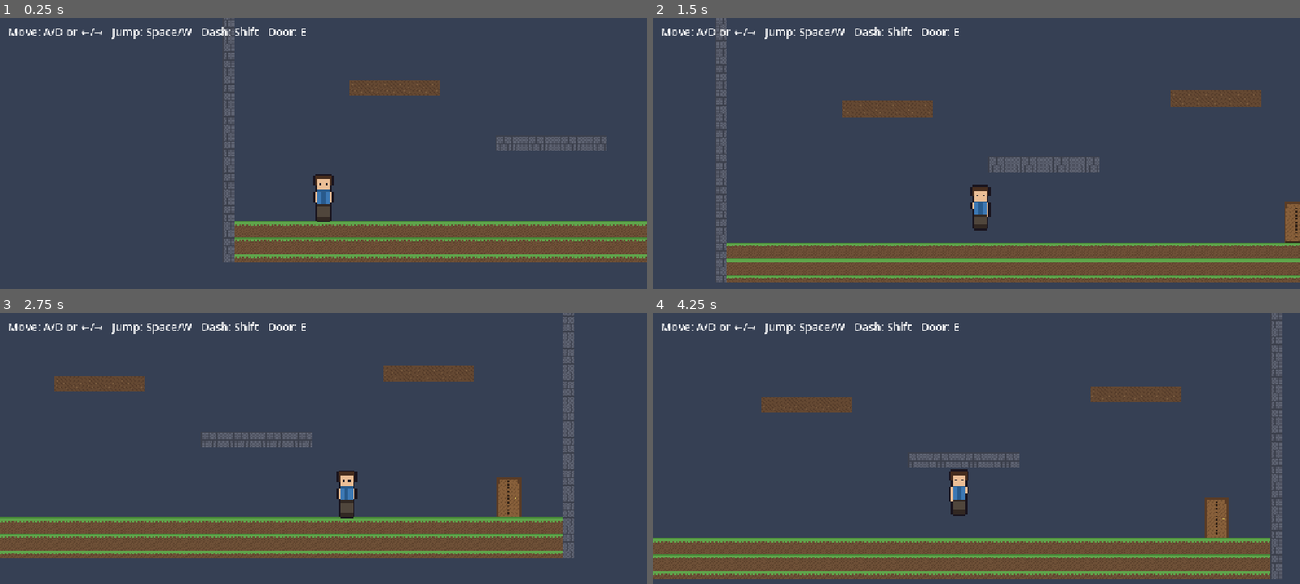
Above: before the commit, frames 1-4 (two rows, left to right).
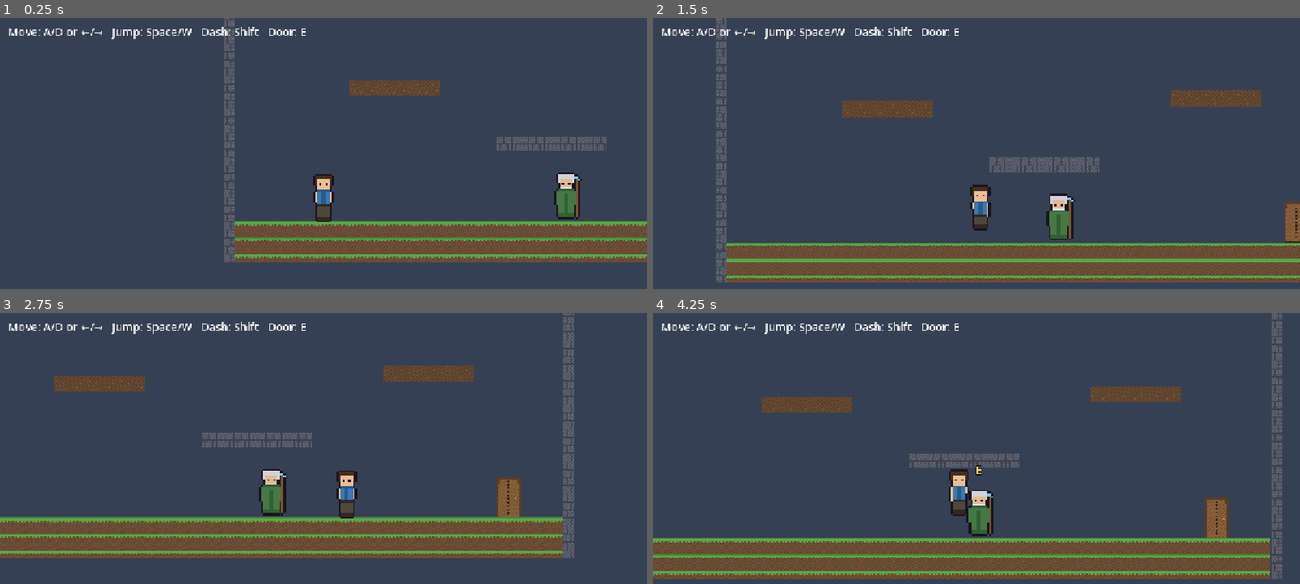
Above: after the commit, the same moments.

Repository: dannyccash-web/celadune
Game: Godot game, scene res://scenes/Game.tscn
The game is run twice, just before and just after one commit, with the same random seed, the same clock (stepped at 60 frames per second) and the same inputs.
Inputs (mouse positions are in pixels of both pictures, inside the frame that each line leads up to):
- Up to frame 1 (0.25 s): no input
- Up to frame 2 (1.5 s): tap Enter at 0.5 s; move the mouse to (1118, 180) at 0.52 s; hold D (move_right) 0.53-1.25 s; hold E (interact) 0.53-1.25 s; tap Shift (dash) at 0.6 s; click (1118, 180) at 0.67 s; tap Space (jump) at 0.77, 1.07 s; drag from (847, 218) to (944, 272) at 1.27 s
- Up to frame 3 (2.75 s): move the mouse to (388, 415) at 2.02 s; hold D (move_right) from 2.03 s (still down); hold Space (jump) from 2.03 s (still down); tap Shift (dash) at 2.3 s
- Up to frame 4 (4.25 s): release D (move_right) at 2.75 s; release Space (jump) at 2.75 s; drag from (944, 567) to (782, 440) at 2.77 s; move the mouse to (1170, 548) at 3.52 s; hold A (move_left) from 3.53 s (still down); hold E (interact) from 3.53 s (still down); tap Space (jump) at 3.77, 3.8, 4.07 s

The runs differ from the first frame. In frame 1, 0.6% of the frame differs, in the area x 85-90%, y 57-75%; in frame 2, 0.6%; in frame 3, 0.7%; in frame 4, 0.7%, in the area x 48-53%, y 56-83%.

Commit message:
Add dialogue + NPC system (in-editor authoring, story flags) with example NPC Eldrin

Diff:
--- a/project.godot
+++ b/project.godot
@@ -19,6 +19,7 @@
 [autoload]
 
 Globals="*res://scripts/Globals.gd"
+Dialogue="*res://scripts/Dialogue.gd"
 
 [display]
 
--- /dev/null
+++ b/scenes/NPC.tscn
@@ -0,0 +1,29 @@
+[gd_scene load_steps=4 format=3]
+
+[ext_resource type="Script" path="res://scripts/NPC.gd" id="1"]
+[ext_resource type="Texture2D" path="res://assets/sprites/npc_elder.png" id="2"]
+
+[sub_resource type="RectangleShape2D" id="r"]
+size = Vector2(72, 96)
+
+[node name="NPC" type="Area2D"]
+script = ExtResource("1")
+
+[node name="Sprite" type="Sprite2D" parent="."]
+texture = ExtResource("2")
+scale = Vector2(2, 2)
+
+[node name="Collision" type="CollisionShape2D" parent="."]
+shape = SubResource("r")
+
+[node name="Prompt" type="Label" parent="."]
+offset_left = -16.0
+offset_top = -104.0
+offset_right = 16.0
+offset_bottom = -76.0
+theme_override_font_sizes/font_size = 24
+theme_override_colors/font_color = Color(1, 0.86, 0.4, 1)
+theme_override_colors/font_outline_color = Color(0, 0, 0, 1)
+theme_override_constants/outline_size = 6
+text = "E"
+horizontal_alignment = 1
--- a/scenes/rooms/Room1.tscn
+++ b/scenes/rooms/Room1.tscn
@@ -1,9 +1,10 @@
-[gd_scene load_steps=9 format=3]
+[gd_scene load_steps=10 format=3]
 
 [ext_resource type="Texture2D" path="res://assets/tiles/grass.png" id="grass"]
 [ext_resource type="Texture2D" path="res://assets/tiles/stone.png" id="stone"]
 [ext_resource type="Texture2D" path="res://assets/tiles/dirt.png" id="dirt"]
 [ext_resource type="PackedScene" path="res://scenes/Door.tscn" id="door"]
+[ext_resource type="PackedScene" path="res://scenes/NPC.tscn" id="npc"]
 
 [sub_resource type="RectangleShape2D" id="ground_shape"]
 size = Vector2(1280, 80)
@@ -112,3 +113,11 @@
 position = Vector2(1150, 600)
 target_room = "res://scenes/rooms/Room2.tscn"
 target_spawn = "DoorFromRoom1"
+
+[node name="Eldrin" parent="." instance=ExtResource("npc")]
+position = Vector2(680, 592)
+speaker_name = "Eldrin"
+lines = Array[String](["Well met, traveler. I am Eldrin, keeper of Celadune.", "The land has grown restless since the light dimmed in the east.", "Take the door beyond those platforms — your path begins there."])
+set_flag_on_end = "met_eldrin"
+gate_flag = "met_eldrin"
+lines_after = Array[String](["You return, traveler. The eastern door awaits when you are ready."])
--- /dev/null
+++ b/scripts/Dialogue.gd
@@ -0,0 +1,136 @@
+extends CanvasLayer
+## Global dialogue system (autoload as "Dialogue").
+##
+## Any NPC (or script) calls:
+##     Dialogue.start("Elder", ["Welcome, traveler.", "Dark days are upon us."])
+## and a text box steps through the lines. Press E or Space to advance (or to
+## instantly finish the current line while it's still typing out). Gameplay is
+## paused while a conversation is open. Pass a callback to run when it ends:
+##     Dialogue.start("Elder", lines, func(): Globals.set_flag("met_elder"))
+
+signal finished
+
+var active := false
+
+var _lines: PackedStringArray = []
+var _index := 0
+var _on_done := Callable()
+
+var _typing := false
+var _char_progress := 0.0
+var _armed := false               # ignore the same key press that opened the box
+
+const REVEAL_SPEED := 50.0        # characters per second
+
+@onready var _panel: Panel = Panel.new()
+var _name_label: Label
+var _body: Label
+var _prompt: Label
+
+func _ready() -> void:
+	layer = 100
+	process_mode = Node.PROCESS_MODE_ALWAYS   # keep running while the tree is paused
+	_build_ui()
+	_panel.visible = false
+
+func _build_ui() -> void:
+	var style := StyleBoxFlat.new()
+	style.bg_color = Color(0.07, 0.09, 0.13, 0.94)
+	style.border_color = Color(0.55, 0.62, 0.78)
+	style.set_border_width_all(3)
+	style.set_corner_radius_all(10)
+	style.set_content_margin_all(18)
+
+	_panel.add_theme_stylebox_override("panel", style)
+	_panel.set_anchors_preset(Control.PRESET_BOTTOM_WIDE)
+	_panel.offset_left = 40
+	_panel.offset_right = -40
+	_panel.offset_top = -210
+	_panel.offset_bottom = -28
+	add_child(_panel)
+
+	var vbox := VBoxContainer.new()
+	vbox.set_anchors_preset(Control.PRESET_FULL_RECT)
+	vbox.add_theme_constant_override("separation", 10)
+	_panel.add_child(vbox)
+
+	_name_label = Label.new()
+	_name_label.add_theme_font_size_override("font_size", 26)
+	_name_label.add_theme_color_override("font_color", Color(1.0, 0.84, 0.4))
+	vbox.add_child(_name_label)
+
+	_body = Label.new()
+	_body.add_theme_font_size_override("font_size", 24)
+	_body.autowrap_mode = TextServer.AUTOWRAP_WORD_SMART
+	_body.size_flags_vertical = Control.SIZE_EXPAND_FILL
+	vbox.add_child(_body)
+
+	_prompt = Label.new()
+	_prompt.add_theme_font_size_override("font_size", 18)
+	_prompt.add_theme_color_override("font_color", Color(0.7, 0.76, 0.9))
+	_prompt.text = "[E] continue"
+	_prompt.horizontal_alignment = HORIZONTAL_ALIGNMENT_RIGHT
+	vbox.add_child(_prompt)
+
+func start(speaker: String, lines: PackedStringArray, on_done := Callable()) -> void:
+	if active or lines.is_empty():
+		return
+	active = true
+	_armed = false
+	_lines = lines
+	_index = 0
+	_on_done = on_done
+	_name_label.text = speaker
+	_name_label.visible = not speaker.is_empty()
+	_panel.visible = true
+	get_tree().paused = true
+	_show_line()
+
+func _show_line() -> void:
+	_body.text = _lines[_index]
+	_body.visible_characters = 0
+	_char_progress = 0.0
+	_typing = true
+	_prompt.visible = false
+
+func _process(delta: float) -> void:
+	if not active:
+		return
+	if not _armed:
+		_armed = true     # arm one frame after opening so the opening press is ignored
+	if _typing:
+		_char_progress += REVEAL_SPEED * delta
+		_body.visible_characters = int(_char_progress)
+		if _body.visible_characters >= _body.text.length():
+			_finish_typing()
+
+func _finish_typing() -> void:
+	_typing = false
+	_body.visible_characters = -1
+	_prompt.text = "[E] continue" if _index < _lines.size() - 1 else "[E] close"
+	_prompt.visible = true
+
+func _unhandled_input(event: InputEvent) -> void:
+	if not active or not _armed:
+		return
+	if event.is_action_pressed("interact") or event.is_action_pressed("jump"):
+		get_viewport().set_input_as_handled()
+		if _typing:
+			_finish_typing()
+		else:
+			_advance()
+
+func _advance() -> void:
+	_index += 1
+	if _index >= _lines.size():
+		_end()
+	else:
+		_show_line()
+
+func _end() -> void:
+	active = false
+	_panel.visible = false
+	get_tree().paused = false
+	if _on_done.is_valid():
+		_on_done.call()
+	finished.emit()
--- a/scripts/Globals.gd
+++ b/scripts/Globals.gd
@@ -17,3 +17,15 @@
 
 func has_ability(name: String) -> bool:
 	return abilities.get(name, false)
+
+# ── Story flags ───────────────────────────────────────────────────────────────
+# Simple named on/off switches that record story progress. NPCs can set a flag
+# when a conversation ends, and gate different dialogue on whether a flag is set.
+# Example: Globals.set_flag("met_elder"); if Globals.has_flag("met_elder"): ...
+var flags := {}
+
+func set_flag(name: String, value: bool = true) -> void:
+	flags[name] = value
+
+func has_flag(name: String) -> bool:
+	return flags.get(name, false)
--- /dev/null
+++ b/scripts/NPC.gd
@@ -0,0 +1,57 @@
+extends Area2D
+## A talkable character. Drop this scene in a room, then write its dialogue in
+## the Inspector — no code needed.
+##
+## Inspector fields:
+##   Speaker Name      — the name shown in the text box.
+##   Lines             — the conversation, one entry per text-box line.
+##   Set Flag On End   — (optional) story flag to set when this talk finishes.
+##   Gate Flag         — (optional) if this flag is set AND Lines After is
+##                       filled in, the NPC says "Lines After" instead of "Lines"
+##                       (use it to change what a character says after an event).
+##   Lines After       — (optional) alternate conversation, see Gate Flag.
+
+@export var speaker_name: String = "Villager"
+@export var lines: Array[String] = ["Hello, traveler."]
+@export var set_flag_on_end: String = ""
+@export var gate_flag: String = ""
+@export var lines_after: Array[String] = []
+
+var _near := false
+
+@onready var _prompt: Label = $Prompt
+
+func _ready() -> void:
+	body_entered.connect(_on_enter)
+	body_exited.connect(_on_exit)
+	if _prompt:
+		_prompt.visible = false
+
+func _on_enter(body: Node) -> void:
+	if body.is_in_group("player"):
+		_near = true
+
+func _on_exit(body: Node) -> void:
+	if body.is_in_group("player"):
+		_near = false
+
+func _process(_delta: float) -> void:
+	if _prompt:
+		_prompt.visible = _near and not Dialogue.active
+
+func _unhandled_input(event: InputEvent) -> void:
+	if not _near or Dialogue.active:
+		return
+	if event.is_action_pressed("interact"):
+		get_viewport().set_input_as_handled()
+		_talk()
+
+func _talk() -> void:
+	var chosen := lines
+	if not gate_flag.is_empty() and Globals.has_flag(gate_flag) and not lines_after.is_empty():
+		chosen = lines_after
+	var flag := set_flag_on_end
+	var on_done := func():
+		if not flag.is_empty():
+			Globals.set_flag(flag)
+	Dialogue.start(speaker_name, PackedStringArray(chosen), on_done)
Binary file added: assets/sprites/npc_elder.png
Not shown, changed: CLAUDE.md
